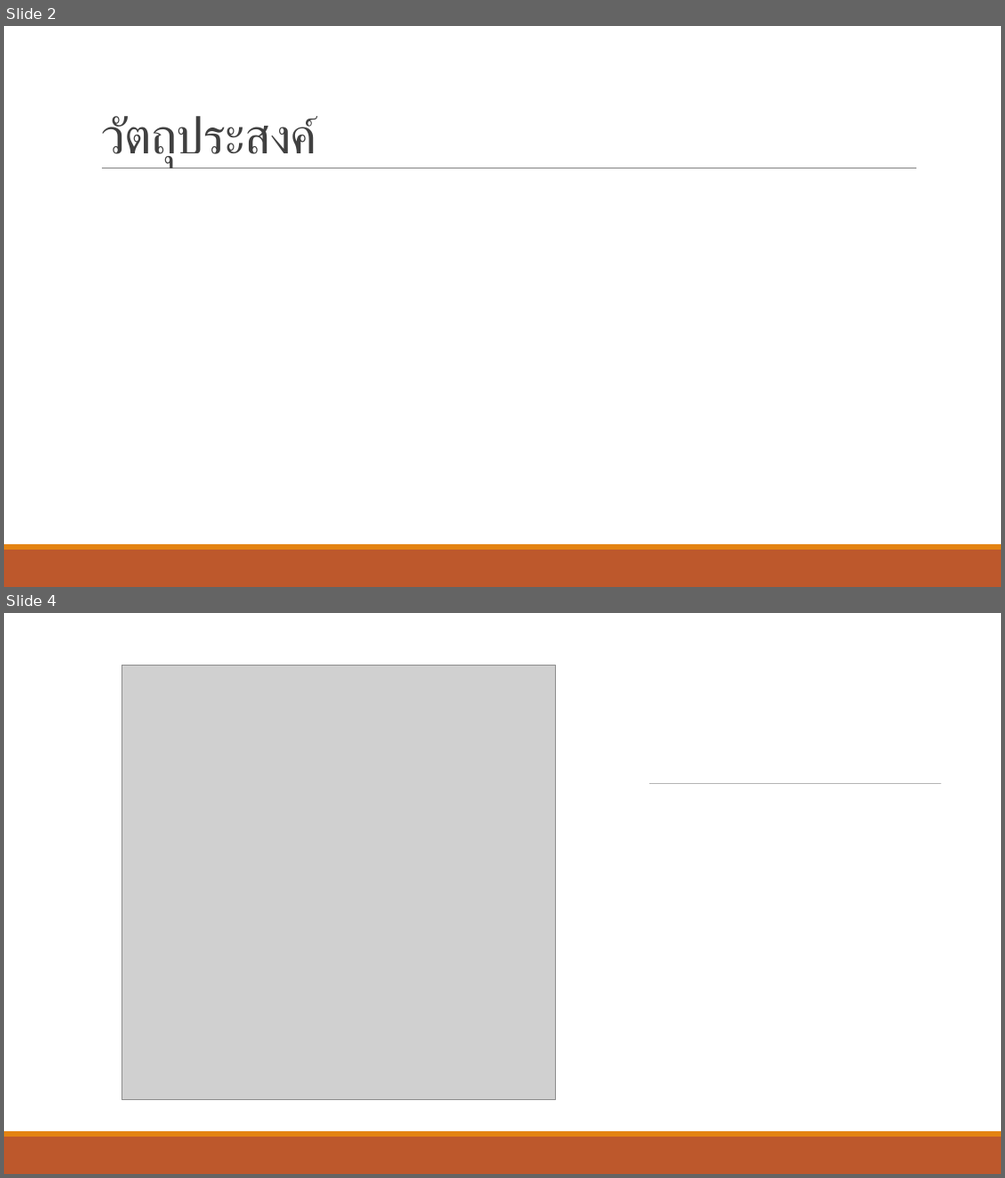
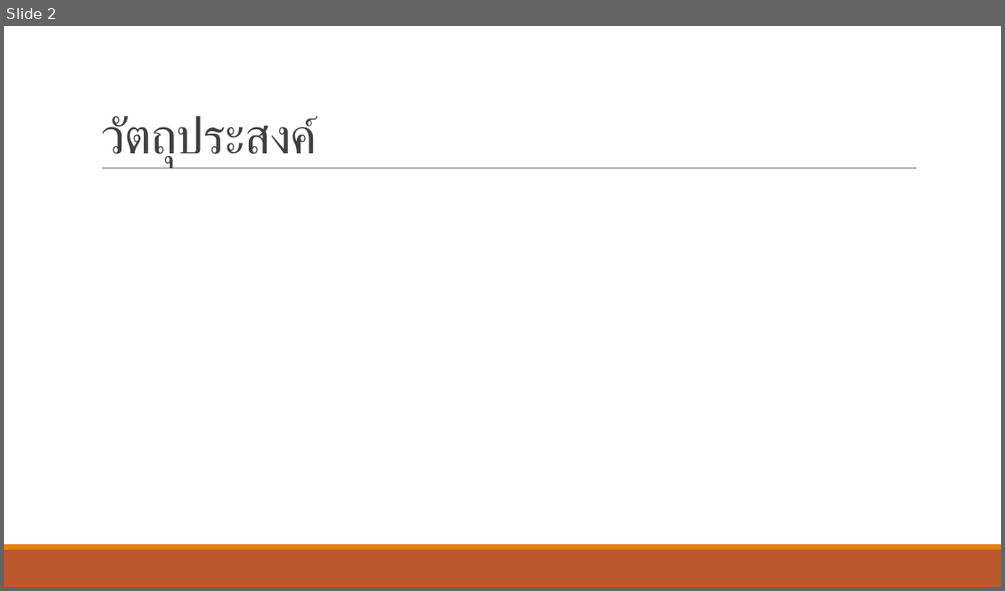
Before and after one commit to wannaphong/timenone, a slide deck: งานนำเสนอ.pptx. Shown one above the other, each under a label of ours: slides 2 and 4 before the commit, slide 2 after it; the slides between them are not shown. The pictures are 1005x1178 and 1005x591 pixels, drawn with LibreOffice and Linux fonts; fonts in the diff are those of the drawing; grey boxes stand for pictures. Boxes give left, top, right and bottom in pixels: in the first picture for what was removed or moved away, otherwise in the second. Text is boxed around its words. In the diff, an @@ line names an element or a change of style, - is before the commit and + after.

```diff
--- a/งานนำเสนอ.pptx
+++ b/งานนำเสนอ.pptx
@@ slide 4 removed at (4, 613, 1001, 1174), background #FFFFFF @@
@@ rectangle removed at (4, 613, 1001, 1131) @@
@@ picture removed at (121, 666, 555, 1100) @@
@@ line removed from (649, 784) to (941, 784) @@
@@ rectangle removed at (4, 1136, 1001, 1174) @@
@@ rectangle removed at (4, 1131, 1001, 1136) @@
```
Also in this commit, not shown: 7 slides added, 3 other slides removed, 2 other files.
